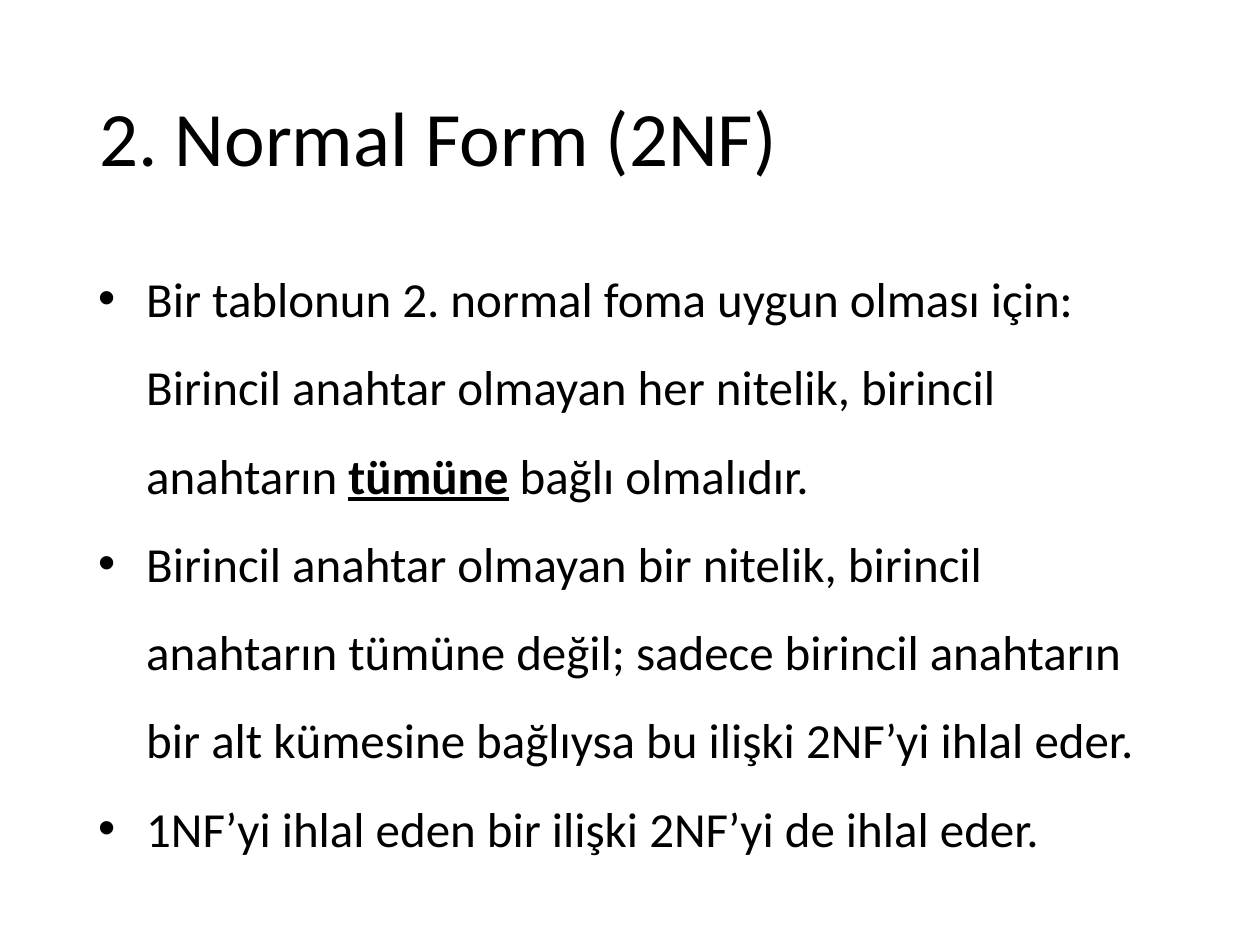
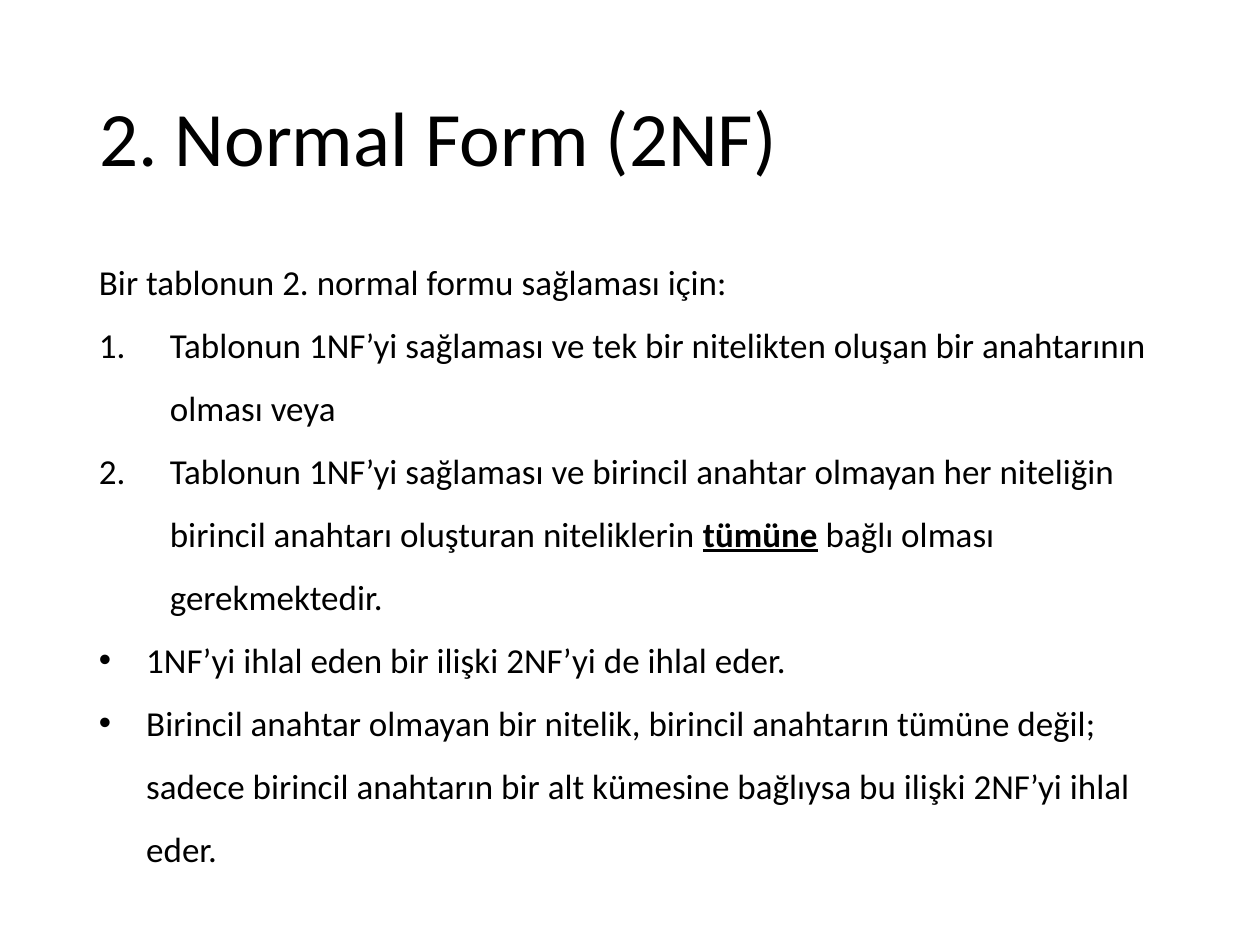
Before and after one commit to ihpar/dbms, a slide deck: slide 4 of Slides/Ders 5.1 Design 2NF.pptx. Drawn at 1260x945 pixels with LibreOffice and Linux fonts; fonts in the diff are those of the drawing. Boxes give left, top, right and bottom in pixels: in the first picture for what was removed or moved away, otherwise in the second. Text is boxed around its words. In the diff, an @@ line names an element or a change of style, - is before the commit and + after.

```diff
--- a/Slides/Ders 5.1 Design 2NF.pptx
+++ b/Slides/Ders 5.1 Design 2NF.pptx
@@ text at box(99, 270, 1145, 679): text changed; size 28 to 20 pt @@
-• Bir tablonun 2. normal foma uygun olması için: Birincil anahtar olmayan her nitelik, birincil anahtarın tümüne bağlı olmalıdır.
+Bir tablonun 2. normal formu sağlaması için:
+1. Tablonun 1NF’yi sağlaması ve tek bir nitelikten oluşan bir anahtarının olması veya
+2. Tablonun 1NF’yi sağlaması ve birincil anahtar olmayan her niteliğin birincil anahtarı oluşturan niteliklerin tümüne bağlı olması gerekmektedir.
+• 1NF’yi ihlal eden bir ilişki 2NF’yi de ihlal eder.
@@ text at box(146, 711, 1129, 863): size 28 to 20 pt in "Birincil anahtar olmayan bir nitelik, birincil anahtarın ..." @@
@@ text at box(146, 812, 1039, 856): paragraph removed @@
-• 1NF’yi ihlal eden bir ilişki 2NF’yi de ihlal eder.
```
Also in this commit, not shown: 3 other slides changed, 1 slide added, 8 other files.
